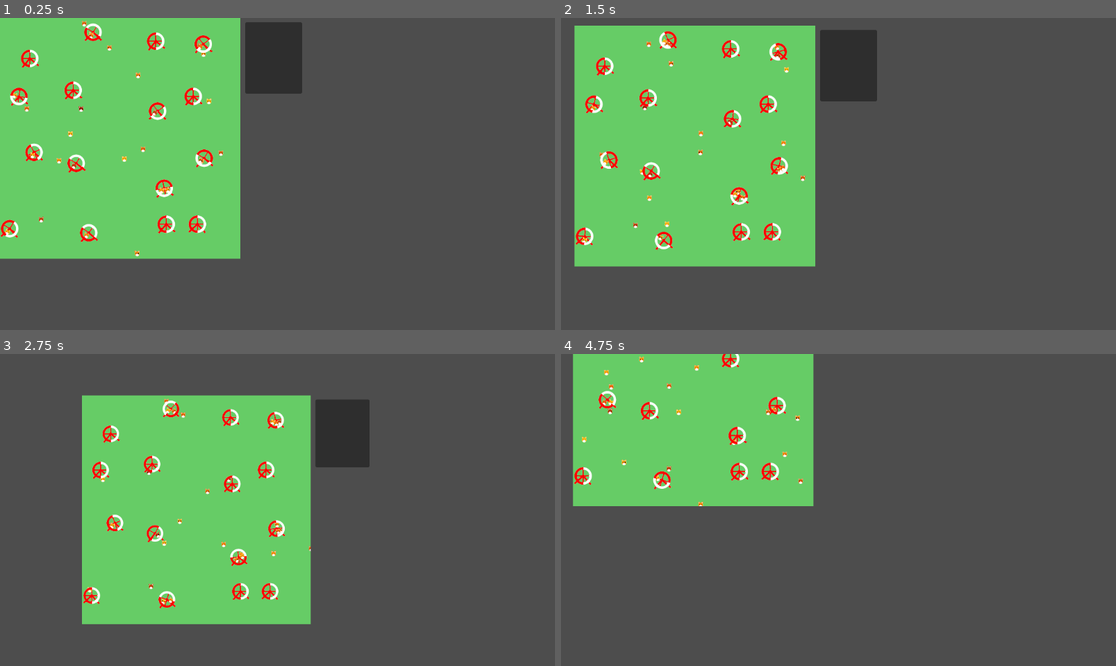
Above: before the commit, frames 1-4 (two rows, left to right).
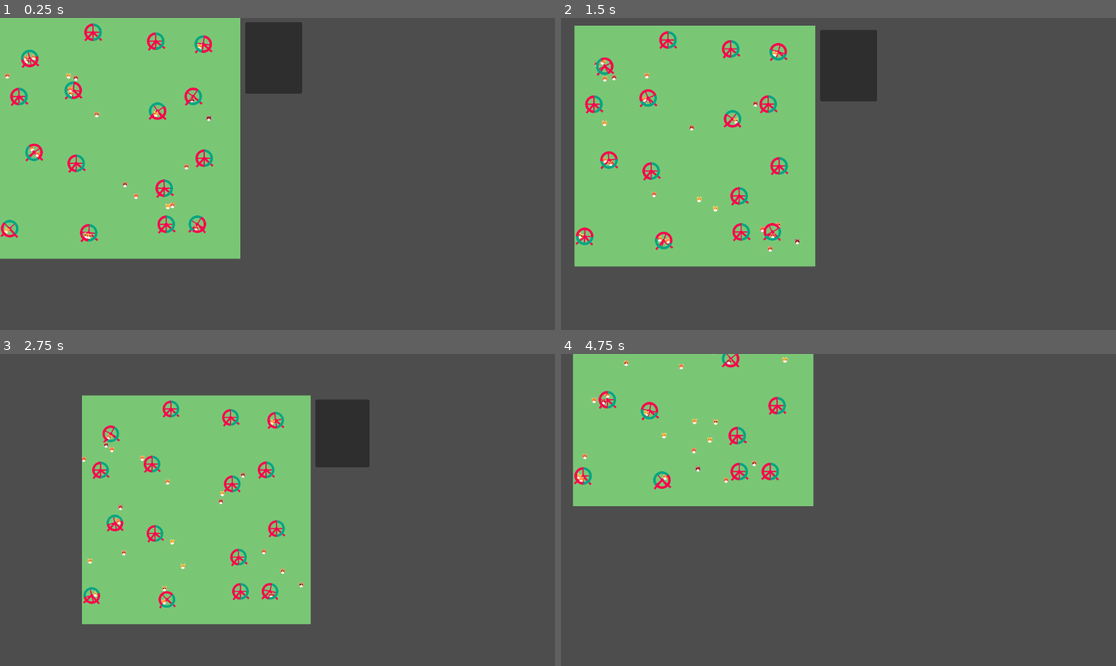
Above: after the commit, the same moments.

Repository: ErikSeewald/Pronicula
Game: Godot game, scene res://scenes/Hamsters.tscn
Same seed, same stepped clock (60 frames per second), same inputs: the game is played once before the commit and once after it.
Inputs (mouse positions are in pixels of both pictures, inside the frame that each line leads up to):
- Up to frame 1 (0.25 s): no input
- Up to frame 2 (1.5 s): move the mouse to (960, 158) at 0.52 s; hold Middle mouse button (move_around) 0.53-1.25 s; click (960, 158) at 0.67 s; drag from (727, 189) to (810, 236) at 1.27 s
- Up to frame 3 (2.75 s): move the mouse to (333, 441) at 2.02 s; tap Mouse wheel down (zoom_out) at 2.1 s; click (333, 441) at 2.17 s
- Up to frame 4 (4.75 s): drag from (810, 572) to (672, 463) at 2.77 s; move the mouse to (1005, 556) at 3.52 s; tap Mouse wheel up (zoom_in) at 3.6 s; click (1005, 556) at 3.67 s; drag from (672, 463) to (755, 432) at 4.27 s

The runs differ from the first frame. In frame 1, 2.5% of the frame differs, in the area x 0-44%, y 0-77%; in frame 2, 2.5%, in the area x 2-45%, y 4-76%; in frame 3, 2.2%; in frame 4, 1.6%.

Commit message:
begin refactoring hamsters

Diff:
--- a/scenes/Hamsters.tscn
+++ b/scenes/Hamsters.tscn
@@ -6,16 +6,12 @@
 
 [sub_resource type="ShaderMaterial" id="ShaderMaterial_58ydm"]
 shader = ExtResource("2_dters")
-shader_parameter/time = 468.015
+shader_parameter/time = 126.465
 shader_parameter/size = 12.0
 shader_parameter/seed = 1
 shader_parameter/jitter_intensity = 2.0
-shader_parameter/inner_wheel_size = 0.3
-shader_parameter/outer_wheel_size = 0.45
 shader_parameter/hamster_count = 30
-shader_parameter/hamster_size = 0.13
-shader_parameter/hamster_bobbing = 50.0
-shader_parameter/background_col = Color(0.4, 0.8, 0.4, 1)
+shader_parameter/bobbing_speed = 50.0
 
 [node name="Hamsters" type="Node2D" unique_id=699650666]
 
--- a/scenes/SwitchingTiles.tscn
+++ b/scenes/SwitchingTiles.tscn
@@ -1,8 +1,8 @@
-[gd_scene load_steps=5 format=3 uid="uid://cvtfuw7duayua"]
+[gd_scene format=3 uid="uid://cvtfuw7duayua"]
 
 [ext_resource type="Shader" uid="uid://cuoksjfjbh1re" path="res://shaders/demos/switching_tiles/switching_tiles.gdshader" id="1_s03rx"]
 [ext_resource type="Script" uid="uid://cxfbcfihaysue" path="res://scripts/demos/switching_tiles/switching_tiles.gd" id="3_gmmhw"]
-[ext_resource type="Script" uid="uid://bb7ouwmptxgdo" path="res://floating_container.gd" id="3_nkggf"]
+[ext_resource type="Script" uid="uid://bb7ouwmptxgdo" path="res://addons/pronicula_nodes/floating_container.gd" id="3_nkggf"]
 
 [sub_resource type="ShaderMaterial" id="ShaderMaterial_jyagr"]
 shader = ExtResource("1_s03rx")
@@ -12,50 +12,50 @@
 shader_parameter/move_from = Vector2i(-1, -1)
 shader_parameter/move_dir = 0
 
-[node name="Node2D" type="Node2D"]
+[node name="Node2D" type="Node2D" unique_id=668809399]
 
-[node name="FloatingContainer" type="Node2D" parent="."]
+[node name="FloatingContainer" type="Node2D" parent="." unique_id=2137651782]
 script = ExtResource("3_nkggf")
 metadata/_custom_type_script = "uid://bb7ouwmptxgdo"
 
-[node name="ColorRect" type="ColorRect" parent="FloatingContainer"]
+[node name="ColorRect" type="ColorRect" parent="FloatingContainer" unique_id=35850652]
 material = SubResource("ShaderMaterial_jyagr")
 offset_right = 50.0
 offset_bottom = 50.0
 scale = Vector2(10, 10)
 script = ExtResource("3_gmmhw")
 
-[node name="UI" type="Panel" parent="FloatingContainer"]
+[node name="UI" type="Panel" parent="FloatingContainer" unique_id=1375960302]
 offset_left = 509.0
 offset_top = 9.0
 offset_right = 627.0
 offset_bottom = 157.0
 
-[node name="VBoxContainer" type="VBoxContainer" parent="FloatingContainer/UI"]
+[node name="VBoxContainer" type="VBoxContainer" parent="FloatingContainer/UI" unique_id=1425014683]
 layout_mode = 0
 offset_left = 5.0
 offset_top = 6.0
 offset_right = 112.0
 offset_bottom = 134.0
 
-[node name="SizeLabel" type="Label" parent="FloatingContainer/UI/VBoxContainer"]
+[node name="SizeLabel" type="Label" parent="FloatingContainer/UI/VBoxContainer" unique_id=1508644372]
 layout_mode = 2
 text = "Size"
 
-[node name="SizeInput" type="SpinBox" parent="FloatingContainer/UI/VBoxContainer"]
+[node name="SizeInput" type="SpinBox" parent="FloatingContainer/UI/VBoxContainer" unique_id=1173093990]
 layout_mode = 2
 min_value = 2.0
 value = 5.0
 metadata/_edit_use_anchors_ = true
 
-[node name="HSeparator" type="HSeparator" parent="FloatingContainer/UI/VBoxContainer"]
+[node name="HSeparator" type="HSeparator" parent="FloatingContainer/UI/VBoxContainer" unique_id=572257372]
 layout_mode = 2
 
-[node name="SpeedLabel" type="Label" parent="FloatingContainer/UI/VBoxContainer"]
+[node name="SpeedLabel" type="Label" parent="FloatingContainer/UI/VBoxContainer" unique_id=229353977]
 layout_mode = 2
 text = "Speed"
 
-[node name="SpeedInput" type="SpinBox" parent="FloatingContainer/UI/VBoxContainer"]
+[node name="SpeedInput" type="SpinBox" parent="FloatingContainer/UI/VBoxContainer" unique_id=1480452518]
 layout_mode = 2
 step = 0.1
 value = 0.5
--- a/shaders/demos/hamsters/hamsters.gdshader
+++ b/shaders/demos/hamsters/hamsters.gdshader
@@ -3,60 +3,75 @@
 #include "res://shaders/util/random.gdshaderinc"
 #include "res://shaders/util/sdf.gdshaderinc"
 
+// Colors are kept constant because I use color distances for masking sometimes
+const vec3 BACKGROUND_COL = vec3(0.475, 0.78, 0.459);
+const vec3 WHEEL_COL_A = vec3(0.988, 0.0, 0.298);
+const vec3 WHEEL_COL_B = vec3(0.0, 0.647, 0.518);
+const vec3 HAMSTER_COL_BASE = vec3(1.0, 0.45, 0.2);
+const vec3 HAMSTER_SKIN_COL = vec3(1.0, 0.8, 0.8);
+const vec3 HAMSTER_NOSE_COL = vec3(1.0, 0.6, 0.6);
+const vec4 TRANSPARENT = vec4(1.0, 1.0, 1.0, 0.0);
+
 group_uniforms general;
 uniform float time = 0.0;
 uniform float size = 12.0;
 uniform int seed = 1;
 
 group_uniforms wheels;
+// Define jitter groups within which all tiles are jittered identically
 uniform float jitter_intensity: hint_range(0.0, 2.0) = 2.0;
-uniform float inner_wheel_size = 0.3;
-uniform float outer_wheel_size = 0.45;
+const int jitter_bounds = 3;
+const int jitter_center = 1;
+
+const float WHEEL_INNER_RADIUS = 0.3;
+const float WHEEL_OUTER_RADIUS = 0.45;
+const vec2 wheel_center_to_bottom = vec2(0.5, 0.5 + WHEEL_INNER_RADIUS);
 
 group_uniforms hamsters;
-uniform uint hamster_count = 1;
-uniform float hamster_size = 0.13;
-uniform float hamster_bobbing = 50.0;
-
-group_uniforms colors;
-uniform vec3 background_col: source_color = vec3(0.4, 0.8, 0.4);
-
-// Define jitter groups within which all tiles are jittered identically
-const int jitter_bounds = 3;
-const int center_idx = 1;
-
-const vec2 wheel_center_to_bottom = vec2(0.5, 0.8);
-
-// Samples the procedural SDF wheel texture based on the given UV.
-vec4 sample_wheel(vec2 uv, vec2 rotated_uv, vec3 cur_color)
+const float HAMSTER_SIZE = 0.13;
+uniform uint hamster_count = 30;
+uniform float bobbing_speed = 50.0;
+
+// Samples the procedural SDF wheel texture based on the given uv as well
+// as the rotated uv for the non-static parts. Uses the difference
+// between cur_col and BACKGROUND_COL to mask out the hamsters that were
+// drawn prior, drawing them inbetween wheel background and foreground.
+//
+// Returns vec4(wheel_rgb, alpha)
+vec4 sample_wheel(vec2 uv, vec2 rotated_uv, vec3 cur_col)
 {
 	uv -= vec2(0.5);
 	rotated_uv -= vec2(0.5);
-
-	float main_wheel = sd_wheel(uv, outer_wheel_size, inner_wheel_size);
-	float wheel_center = sd_circle(uv, outer_wheel_size * 0.2);
-
-	float leg_width = outer_wheel_size * 0.28;
-	float leg_left = sd_oriented_box(uv, vec2(0.0), vec2(-0.42, 0.42), leg_width);
-	float leg_right = sd_oriented_box(uv, vec2(0.0), vec2(0.42, 0.42), leg_width);
-
-	float bar_width = leg_width * 0.65;
-	float axis_bar_h = sd_oriented_box(rotated_uv, vec2(outer_wheel_size * 0.9, 0.0), vec2(-outer_wheel_size * 0.9, 0.0), bar_width);
-	float axis_bar_v = sd_oriented_box(rotated_uv, vec2(0.0, outer_wheel_size * 0.9), vec2(0.0, -outer_wheel_size * 0.9), bar_width);
-
-	float alpha = max(-main_wheel, -wheel_center);
-	alpha = max(max(alpha, -leg_left), -leg_right);
-	alpha = max(max(alpha, -axis_bar_h), -axis_bar_v);
-	float aa = fwidth(alpha);
-	vec4 circ = vec4(1.0);
-
-	float is_main_wheel = float(-main_wheel > 0.0);
-	circ.rgb = mix(vec3(1.0, 0.0, 0.0), circ.rgb, smoothstep(0.0, aa, max(rotated_uv.x, 0.0)) * is_main_wheel);
-
-	vec4 value = vec4(1.0, 1.0, 1.0, 0.0);
-	alpha = alpha * float(length(background_col - cur_color) * (1.0 - float(is_main_wheel)) < 0.5);
-	value = mix(value, circ, smoothstep(0.0, aa, alpha));
-	return value;
+	float alpha = 0.0;
+
+	float main_wheel = -sd_wheel(uv, WHEEL_OUTER_RADIUS, WHEEL_INNER_RADIUS);
+	float is_main_wheel = ceil(main_wheel);
+
+	const float AXLE_RADIUS = WHEEL_OUTER_RADIUS * 0.2;
+	float axle = -sd_circle(uv, AXLE_RADIUS);
+
+	alpha = max(main_wheel, axle);
+
+	const float LEG_WIDTH = WHEEL_OUTER_RADIUS * 0.28;
+	const float LEG_LENGTH = 0.42;
+	float leg_left = -sd_oriented_box(uv, vec2(0.0), vec2(-LEG_LENGTH, LEG_LENGTH), LEG_WIDTH);
+	float leg_right = -sd_oriented_box(uv, vec2(0.0), vec2(LEG_LENGTH, LEG_LENGTH), LEG_WIDTH);
+
+	alpha = max(max(alpha, leg_left), leg_right);
+
+	const float BAR_WIDTH = LEG_WIDTH * 0.65;
+	const float BAR_LENGTH = WHEEL_OUTER_RADIUS * 0.9;
+	float axis_bar_h = -sd_oriented_box(rotated_uv, vec2(BAR_LENGTH, 0.0), vec2(-BAR_LENGTH, 0.0), BAR_WIDTH);
+	float axis_bar_v = -sd_oriented_box(rotated_uv, vec2(0.0, BAR_LENGTH), vec2(0.0, -BAR_LENGTH), BAR_WIDTH);
+
+	alpha = max(max(alpha, axis_bar_h), axis_bar_v);
+
+	// Hamster in front of legs, axle, bars but behind main wheel
+	float hamster_mask = mask_aa(length(BACKGROUND_COL - cur_col), 0.0, is_main_wheel);
+	alpha = mask_aa(alpha, 0.0, hamster_mask);
+
+	vec3 color = mask_aa(WHEEL_COL_A, WHEEL_COL_B, max(rotated_uv.x, 0.0) * is_main_wheel);
+	return vec4(color, alpha); // mask_aa is applied later
 }
 
 vec2 get_jittered_wheel_coords(vec2 coords)
@@ -67,87 +82,79 @@
 }
 
 // Draws wheels onto the current color at the given pre-jittered grid coordinates.
-vec3 draw_wheels(vec2 coords, vec3 cur_color, bool is_active, float wheel_speed)
+vec3 draw_wheels(vec2 coords, vec3 cur_col, float wheel_rotation)
 {
 	// Only draw wheel if the tile is the center of the jitter group
 	coords = get_jittered_wheel_coords(coords);
 	ivec2 idx = ivec2(coords);
-	if (idx.x % jitter_bounds == center_idx && idx.y % jitter_bounds == center_idx)
+	if (idx.x % jitter_bounds == jitter_center && idx.y % jitter_bounds == jitter_center)
 	{
 		vec2 uv = fract(coords);
 
 		// This one is used for the wheel rotation
-		vec2 rotated_uv = rotate_around_center(uv, wheel_speed);
+		vec2 rotated_uv = rotate_around_center(uv, wheel_rotation);
 
 		// But still give all of them a small constant rotation to make them look more random
 		uv = rotate_around_center(uv, (hash_vec2_float(vec2(idx), seed) - 0.5) * 0.25);
 
-		vec4 wheel = sample_wheel(uv, rotated_uv, cur_color);
-		return mix(cur_color, wheel.rgb, wheel.a);
+		vec4 wheel = sample_wheel(uv, rotated_uv, cur_col);
+		return mask_aa(cur_col, wheel.rgb, wheel.a);
 	}
 
-	return cur_color;
+	return cur_col;
 }
 
 // Samples the procedural SDF hamster texture based on the given UV.
 vec4 sample_hamster(vec2 uv, vec3 color_offset)
 {
 	// Origin already at hamster center
-	vec4 value = vec4(1.0, 1.0, 1.0, 0.0);
+	vec4 value = TRANSPARENT;
 	float alpha = 0.0;
-	vec3 hamster_col = vec3(1.0, 0.45, 0.0) + color_offset;
-	const vec3 hamster_skin = vec3(1.0, 0.8, 0.8);
-	const vec3 hamster_skin_darker = vec3(1.0, 0.6, 0.6);
+	vec3 hamster_col = HAMSTER_COL_BASE + color_offset;
 
 	// EARS
-	vec2 ear_A_offset = vec2(0.6, 0.9) * hamster_size;
-	vec2 ear_B_offset = vec2(-0.6, 0.9) * hamster_size;
-	float ear_A = -sd_circle(uv + ear_A_offset, hamster_size * 0.4);
-	float ear_B = -sd_circle(uv + ear_B_offset, hamster_size * 0.4);
+	vec2 ear_A_offset = vec2(0.6, 0.9) * HAMSTER_SIZE;
+	vec2 ear_B_offset = vec2(-0.6, 0.9) * HAMSTER_SIZE;
+	float ear_A = -sd_circle(uv + ear_A_offset, HAMSTER_SIZE * 0.4);
+	float ear_B = -sd_circle(uv + ear_B_offset, HAMSTER_SIZE * 0.4);
 
 	alpha = max(alpha, max(ear_A, ear_B));
-	float aa = fwidth(alpha);
-	value = mix(value, vec4(hamster_col, 1.0), smoothstep(0.0, aa, alpha));
-
-	float inner_ear_A = -sd_circle(uv + ear_A_offset, hamster_size * 0.25);
-	float inner_ear_B = -sd_circle(uv + ear_B_offset, hamster_size * 0.25);
+	value = mask_aa(value, vec4(hamster_col, 1.0), alpha);
+
+	float inner_ear_A = -sd_circle(uv + ear_A_offset, HAMSTER_SIZE * 0.25);
+	float inner_ear_B = -sd_circle(uv + ear_B_offset, HAMSTER_SIZE * 0.25);
 
 	alpha = max(inner_ear_A, inner_ear_B);
-	value = mix(value, vec4(hamster_skin, 1.0), smoothstep(0.0, aa, alpha));
+	value = mask_aa(value, vec4(HAMSTER_SKIN_COL, 1.0), alpha);
 
 	// BODY
-	float head = -sd_circle(uv, hamster_size);
-	float head_white = -sd_circle(uv + vec2(0.0, -0.5) * hamster_size, hamster_size * 0.7);
+	float head = -sd_circle(uv, HAMSTER_SIZE);
+	float head_white = -sd_circle(uv + vec2(0.0, -0.5) * HAMSTER_SIZE, HAMSTER_SIZE * 0.7);
 
 	alpha = head;
-	aa = fwidth(alpha);
-	value = mix(value, vec4(hamster_col, 1.0), smoothstep(0.0, aa, alpha));
+	value = mask_aa(value, vec4(hamster_col, 1.0), alpha);
 
 	alpha = min(head_white, head);
-	aa = fwidth(alpha);
-	value = mix(value, vec4(1.0), smoothstep(0.0, aa, alpha));
+	value = mask_aa(value, vec4(1.0), alpha);
 
 	// FACE
-	float eye_A = -sd_circle(uv + vec2(0.4, 0.2) * hamster_size, hamster_size * 0.22);
-	float eye_B = -sd_circle(uv + vec2(-0.4, 0.2) * hamster_size, hamster_size * 0.22);
-	float mouth = -sd_circle(uv + vec2(0.0, -0.5) * hamster_size, hamster_size * 0.1);
+	float eye_A = -sd_circle(uv + vec2(0.4, 0.2) * HAMSTER_SIZE, HAMSTER_SIZE * 0.22);
+	float eye_B = -sd_circle(uv + vec2(-0.4, 0.2) * HAMSTER_SIZE, HAMSTER_SIZE * 0.22);
+	float mouth = -sd_circle(uv + vec2(0.0, -0.5) * HAMSTER_SIZE, HAMSTER_SIZE * 0.1);
 
 	alpha = max(mouth, max(eye_A, eye_B));
-	aa = fwidth(alpha);
-	value = mix(value, vec4(vec3(0.0), 1.0), smoothstep(0.0, aa, alpha));
-
-	float eye_sparkle_A = -sd_circle(uv + vec2(0.32, 0.28) * hamster_size, hamster_size * 0.075);
-	float eye_sparkle_B = -sd_circle(uv + vec2(-0.32, 0.28) * hamster_size, hamster_size * 0.075);
+	value = mask_aa(value, vec4(vec3(0.0), 1.0), alpha);
+
+	float eye_sparkle_A = -sd_circle(uv + vec2(0.32, 0.28) * HAMSTER_SIZE, HAMSTER_SIZE * 0.075);
+	float eye_sparkle_B = -sd_circle(uv + vec2(-0.32, 0.28) * HAMSTER_SIZE, HAMSTER_SIZE * 0.075);
 
 	alpha = max(eye_sparkle_A, eye_sparkle_B);
-	aa = fwidth(alpha);
-	value = mix(value, vec4(1.0), smoothstep(0.0, aa, alpha));
-
-	float nose = -sd_circle(uv, hamster_size * 0.25);
+	value = mask_aa(value, vec4(1.0), alpha);
+
+	float nose = -sd_circle(uv, HAMSTER_SIZE * 0.25);
 
 	alpha = nose;
-	aa = fwidth(alpha);
-	value = mix(value, vec4(hamster_skin_darker, 1.0), smoothstep(0.0, aa, alpha));
+	value = mask_aa(value, vec4(HAMSTER_NOSE_COL, 1.0), alpha);
 
 	return value;
 }
@@ -174,7 +181,7 @@
 }
 
 // Speeds up until 0.25 then slows down again
-float get_wheel_speed(float t, vec2 idx)
+float get_wheel_rotation(float t, vec2 idx)
 {
 	float individualizer = floor((hash_vec2_float(idx, seed) + 0.1) * 10.0); // Whole number to ensure multiple of 2PI
 	return 1.0 / (1.0 + exp(-(t*20.0 - 5.0))) * individualizer * 6.325; // 6.325to ensure integral from 0.0 to 0.5 is 2PI
@@ -192,7 +199,7 @@
 
 
 // Draws hamsters onto the current color at the given grid coordinates.
-vec3 draw_hamsters(vec2 coords, vec3 cur_color, inout bool wheel_active, inout float wheel_speed)
+vec3 draw_hamsters(vec2 coords, vec3 cur_col, inout float wheel_rotation)
 {
 	const int cycles = 7;
 	const float full_cycle = 60.0;
@@ -211,8 +218,7 @@
 		float t1 = t0 + tt;
 
 		float st = time + 10.0 * hash_seedless(idx);
-		vec2 shift = vec2(walkNoise(st), walkNoise(st+17.0)) * (1.0 - abs(0.5 - phase) * 2.0) * 5.0; // Scale intensity so that at beginning and end it is at goal pos
-
+		vec2 shift = vec2(walkNoise(st), walkNoise(st+17.0)) * (1.0 - abs(0.5 - phase) * 2.0) * 10.0; // Scale intensity so that at beginning and end it is at goal pos
 		vec2 cur_hamster = hash_vec2_vec2(vec2(idx), seed);
 		vec3 last_goal = get_goal(cur_hamster, t0);
 		vec3 cur_goal = get_goal(cur_hamster, t1);
@@ -223,13 +229,13 @@
 		vec2 jit = get_jittered_wheel_coords(last_goal.xy);
 		ivec2 wheel_idx = ivec2(jit);
 
-		float wheel_speed_temp;
-
-		vec2 bobbing_offset = vec2(0.0, sin(time * hamster_bobbing * 20.0/tt + 1.0/(idx+1.0)) * hamster_size * 0.1);
+		float cur_wheel_rotation;
+
+		vec2 bobbing_offset = vec2(0.0, sin(time * bobbing_speed * 20.0/tt + 1.0/(idx+1.0)) * HAMSTER_SIZE * 0.1);
 				// Only goals that were explicitly forced to be the wheel should be counted, otherwise position assumptions may be off
 		if (last_goal.z == 1.0)
 		{
-			vec2 floor_offset = -vec2(0.0, 0.7) * hamster_size;
+			vec2 floor_offset = -vec2(0.0, 0.7) * HAMSTER_SIZE;
 			vec2 center = last_goal.xy - wheel_center_to_bottom;
 			if (phase < 0.5)
 			{
@@ -237,27 +243,24 @@
 
 
 				float t = (time - t0) / tt; // Start rotation at bottom of the wheel
-				wheel_speed_temp = get_wheel_speed(t, vec2(wheel_idx));
-
-				bobbing_offset = vec2(0.0, sin(time * wheel_speed_temp * hamster_bobbing * 0.0005) * hamster_size * 0.2);
+				cur_wheel_rotation = get_wheel_rotation(t, vec2(wheel_idx));
+
+				bobbing_offset = vec2(0.0, sin(time * cur_wheel_rotation * bobbing_speed * 0.005) * HAMSTER_SIZE * 0.2);
 
 
 				if (ivec2(coords/float(jitter_bounds)) == ivec2(last_goal.xy / float(jitter_bounds)))
 				{
-					wheel_active = true;
-					wheel_speed += wheel_speed_temp;
-
-
+					wheel_rotation += cur_wheel_rotation;
 				}
 
 				if (round(hash_seedless(idx)) * phase > 0.25)
 				{
 					// These ones tumble around instead
-					cur_hamster = rotate_around_center(cur_hamster - center + floor_offset + bobbing_offset, - max(wheel_speed, wheel_speed_temp)) + center;
+					cur_hamster = rotate_around_center(cur_hamster - center + floor_offset, - max(wheel_rotation, cur_wheel_rotation)) + center;
 				}
 				else
 				{
-					cur_hamster = rotate_around_center(cur_hamster - center + floor_offset + bobbing_offset, sin(time * wheel_speed_temp * 0.001 + 5.0/(idx+1.0))) + center;
+					cur_hamster = rotate_around_center(cur_hamster - center + floor_offset + bobbing_offset, sin(time * cur_wheel_rotation * 0.001 + 5.0/(idx+1.0))) + center;
 				}
 			}
 			else
@@ -270,28 +273,30 @@
 		if (!b) { cur_hamster += bobbing_offset; }
 		vec2 dif = coords - cur_hamster;
 		float d = length(dif);
-		if (d < hamster_size * 1.5)
+		if (d < HAMSTER_SIZE * 1.5)
 		{
 			vec3 hamster_col_offset = vec3(0.7, 0.7, 0.0) * (hash_seedless(idx) - 0.5);
 
 			vec2 hamster_centered = coords - cur_hamster;
-			if (b) { hamster_centered = rotate_around_origin(hamster_centered, -sin(time * wheel_speed_temp * 0.001) * 0.5); }
+			if (b) { hamster_centered = rotate_around_origin(hamster_centered, -sin(time * cur_wheel_rotation * 0.001) * 0.5); }
 			vec4 hamster = sample_hamster(hamster_centered, hamster_col_offset);
-			cur_color = mix(cur_color, hamster.rgb, hamster.a);
+			cur_col = mix(cur_col, hamster.rgb, hamster.a);
 			// Do not return early, overlap is possible
 		}
 	}
-	return cur_color;
+	return cur_col;
 }
 
 void fragment()
 {
-	vec2 grid_coords = UV * size;
-
-	COLOR.rgb = background_col;
-	bool wheel_active = false;
-	bool pixel_contains_hamster = false;
-	float wheel_speed = 0.0;
-	COLOR.rgb = draw_hamsters(grid_coords, COLOR.rgb, wheel_active, wheel_speed);
-	COLOR.rgb = draw_wheels(grid_coords, COLOR.rgb, wheel_active, wheel_speed);
-}
+	vec2 coords = UV * size;
+	float wheel_rotation = 0.0; // How far the wheel at this frag has been rotated by hamsters
+
+	// First, the background is drawn. Then the hamsters are drawn and the cumulative wheel rotation
+	// at the wheel of the current fragment (if it contains a wheel at all) is set.
+	// Finally, the wheels are drawn based on this information, part of them behind and part of them
+	// in front of the hamsters (using the current color compared to the background color as a mask).
+	COLOR.rgb = BACKGROUND_COL;
+	COLOR.rgb = draw_hamsters(coords, COLOR.rgb, wheel_rotation);
+	COLOR.rgb = draw_wheels(coords, COLOR.rgb, wheel_rotation);
+}
--- a/shaders/demos/switching_tiles/switching_tiles.gdshader
+++ b/shaders/demos/switching_tiles/switching_tiles.gdshader
@@ -56,9 +56,7 @@
 	vec2 q = length(p) * vec2(cos(polar_angle), abs(sin(polar_angle)));
 	float dist_to_edge = q.x - radius * cos(half_angle);
 
-	// Blend with anti-aliasing
-	float aa = fwidth(dist_to_edge);
-	return mix(background, foreground, smoothstep(0.0, aa, -dist_to_edge));
+	return mask_aa(background, foreground, -dist_to_edge);
 }
 
 /// Samples the procedural square texture specified by the given class.
Not shown, changed: shaders/util/resource.gdshaderinc
